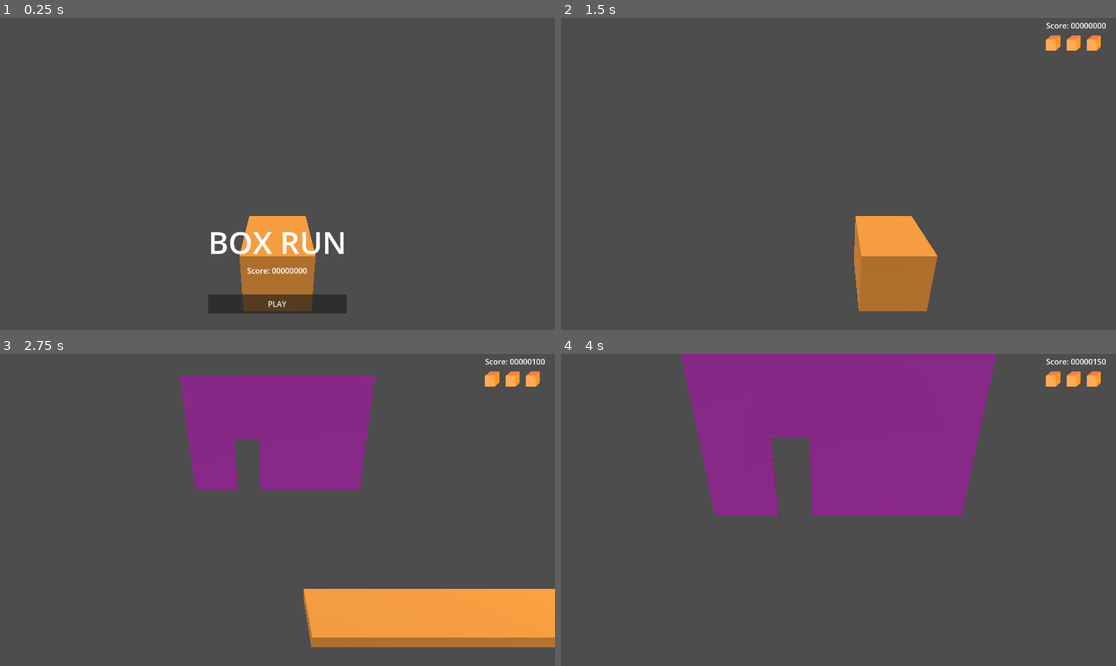
Above: before the commit, frames 1-4 (two rows, left to right).
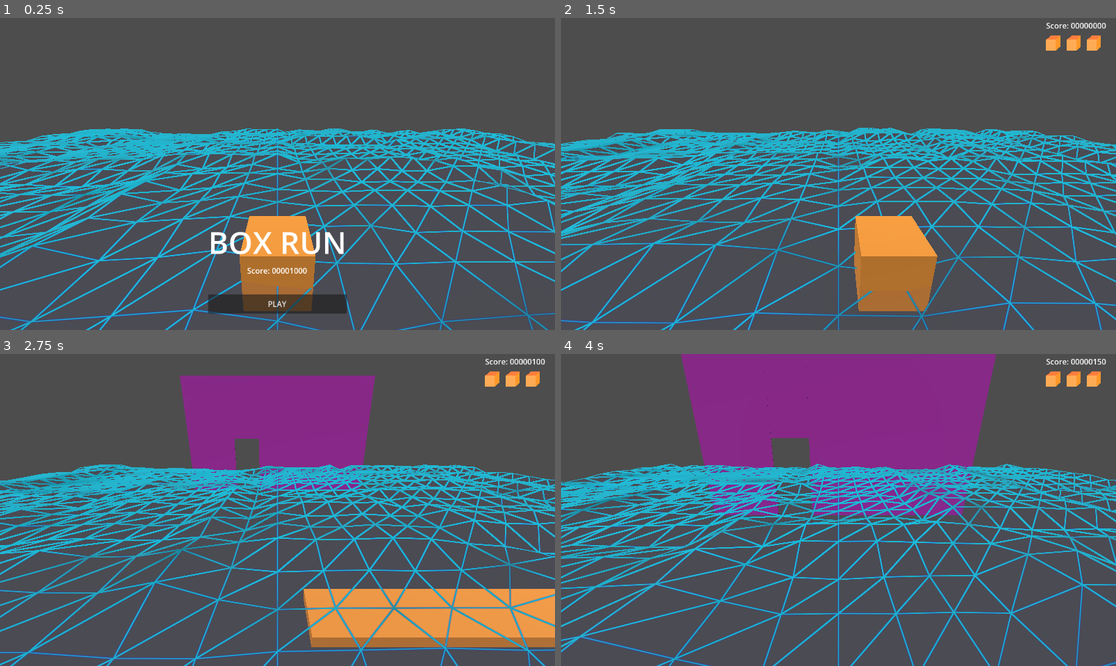
Above: after the commit, the same moments.

Repository: gabriellebrand/Neon-Strech
Game: Godot game, scene res://Scenes/GameLoop.tscn
Two runs of this game, one before a commit and one after it. Both use one fixed random seed, a clock stepped at 60 frames per second and the inputs below.
Inputs:
- Up to frame 1 (0.25 s): no input
- Up to frame 2 (1.5 s): click "PLAY" at 0.5 s; hold D (move_right) from 1.28 s (still down)
- Up to frame 3 (2.75 s): release D (move_right) at 2.03 s; hold S (stretch_down) from 2.03 s (still down)
- Up to frame 4 (4 s): release S (stretch_down) at 2.78 s; hold D (move_right) 2.78-3.53 s; hold W (stretch_up) from 3.53 s (still down)

The runs differ from the first frame. In frame 1, 18% of the frame differs, in the area x 0-100%, y 35-100%; in frame 2, 19%; in frame 3, 19%; in frame 4, 19%.

Commit message:
add terrain shader

Diff:
--- a/GameJam/Resources/save_data.tres
+++ b/GameJam/Resources/save_data.tres
@@ -1,7 +1,7 @@
-[gd_resource type="Resource" script_class="SaveData" load_steps=2 format=3 uid="uid://q0t4xx4cdu7m"]
+[gd_resource type="Resource" script_class="SaveData" load_steps=2 format=3]
 
 [ext_resource type="Script" path="res://Scripts/save_data.gd" id="1_2td22"]
 
 [resource]
 script = ExtResource("1_2td22")
-high_score = 0
+high_score = 1000
--- a/GameJam/Scenes/Level.tscn
+++ b/GameJam/Scenes/Level.tscn
@@ -1,7 +1,30 @@
-[gd_scene load_steps=3 format=3 uid="uid://dh0amlcjjdkfe"]
+[gd_scene load_steps=8 format=3 uid="uid://dh0amlcjjdkfe"]
 
 [ext_resource type="Script" path="res://Scripts/Level.gd" id="1_8pt3u"]
 [ext_resource type="PackedScene" uid="uid://cn2lk37i3068r" path="res://Scenes/Player.tscn" id="2_7bym5"]
+[ext_resource type="Shader" path="res://Scripts/terrain.gdshader" id="3_e7qp6"]
+
+[sub_resource type="FastNoiseLite" id="FastNoiseLite_7l23n"]
+
+[sub_resource type="NoiseTexture2D" id="NoiseTexture2D_qyk5c"]
+noise = SubResource("FastNoiseLite_7l23n")
+
+[sub_resource type="ShaderMaterial" id="ShaderMaterial_1xp80"]
+render_priority = 0
+shader = ExtResource("3_e7qp6")
+shader_parameter/height_scale = 0.5
+shader_parameter/albedo = Color(0, 0.0156863, 1, 1)
+shader_parameter/wire_color = Color(0, 0.72549, 0.831373, 1)
+shader_parameter/wire_width = 1.0
+shader_parameter/wire_smoothness = 0.01
+shader_parameter/modelOpacity = 0.038
+shader_parameter/noise = SubResource("NoiseTexture2D_qyk5c")
+
+[sub_resource type="PlaneMesh" id="PlaneMesh_wjfew"]
+material = SubResource("ShaderMaterial_1xp80")
+size = Vector2(33, 33)
+subdivide_width = 33
+subdivide_depth = 33
 
 [node name="Level" type="Node3D"]
 script = ExtResource("1_8pt3u")
@@ -21,4 +44,7 @@
 [node name="DirectionalLight3D" type="DirectionalLight3D" parent="."]
 transform = Transform3D(0.907044, 0.382207, -0.176604, 0, 0.419452, 0.907777, 0.421036, -0.823394, 0.380461, 0, 0, 0)
 
+[node name="MeshInstance3D" type="MeshInstance3D" parent="."]
+mesh = SubResource("PlaneMesh_wjfew")
+
 [connection signal="timeout" from="WallSpawnTimer" to="." method="_on_timer_timeout"]
--- /dev/null
+++ b/GameJam/Scripts/terrain.gdshader
@@ -0,0 +1,49 @@
+shader_type spatial;
+
+uniform sampler2D noise;
+uniform sampler2D normalmap;
+uniform float height_scale = 0.5;
+
+uniform vec4 albedo : source_color = vec4(1.0);
+uniform vec4 wire_color : source_color = vec4(0.0, 0.0, 0.0, 1.0);
+uniform float wire_width : hint_range(0.0, 40.0) = 5.0;
+uniform float wire_smoothness : hint_range(0.0, 0.1) = 0.01;
+
+uniform float modelOpacity : hint_range(0.0, 1.0) = 1.;
+const vec3 vectors[3] = {
+	vec3(1.0, 0.0 ,0.0),
+	vec3(0.0, 1.0 ,0.0),
+	vec3(0.0, 0.0 ,1.0)
+};
+
+varying vec3 barys;
+
+float height(vec2 position, float time) {
+    vec2 offset = 0.05 * cos(position + time);
+    return texture(noise, position / 32.0 + 0.5 - offset).x;
+}
+
+void vertex() {
+    vec2 pos = VERTEX.xz;
+    float k = height(pos, TIME);
+    VERTEX.y = k;
+
+    NORMAL = normalize(vec3(k - height(pos + vec2(0.1, 0.0), TIME),
+        0.1, k - height(pos + vec2(0.0, 0.1), TIME)));
+        barys = vectors[VERTEX_ID % 3];
+}
+
+void fragment() {
+    vec3 deltas = fwidth(barys);
+	vec3 barys_s = smoothstep(deltas * wire_width - wire_smoothness, deltas * wire_width + wire_smoothness, barys);
+	float wires = min(barys_s.x, min(barys_s.y, barys_s.z));
+
+	ALBEDO = mix(wire_color.rgb, albedo.rgb, wires);
+    ALPHA = mix(1., modelOpacity, wires);
+
+}
+
+//void light() {
+	// Called for every pixel for every light affecting the material.
+	// Uncomment to replace the default light processing function with this one.
+//}
